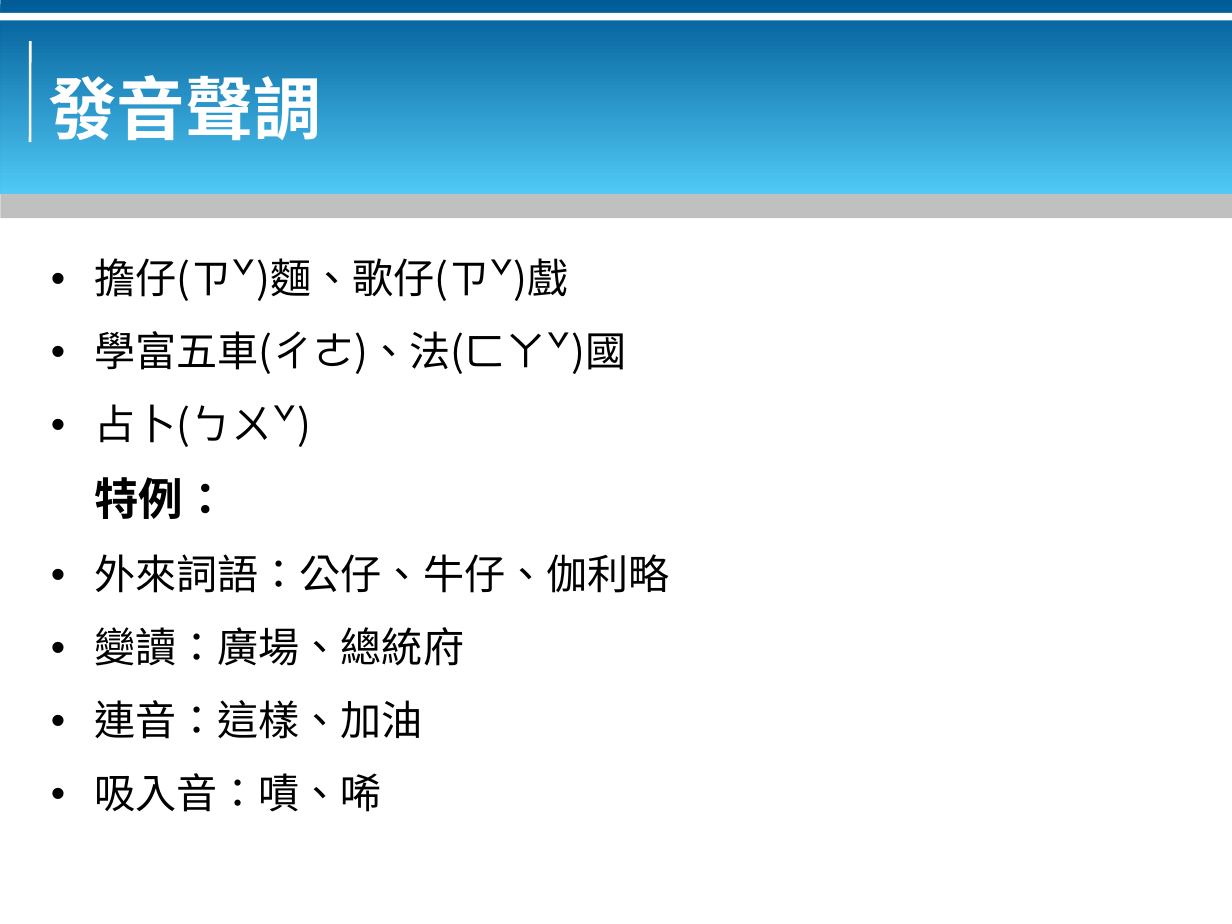
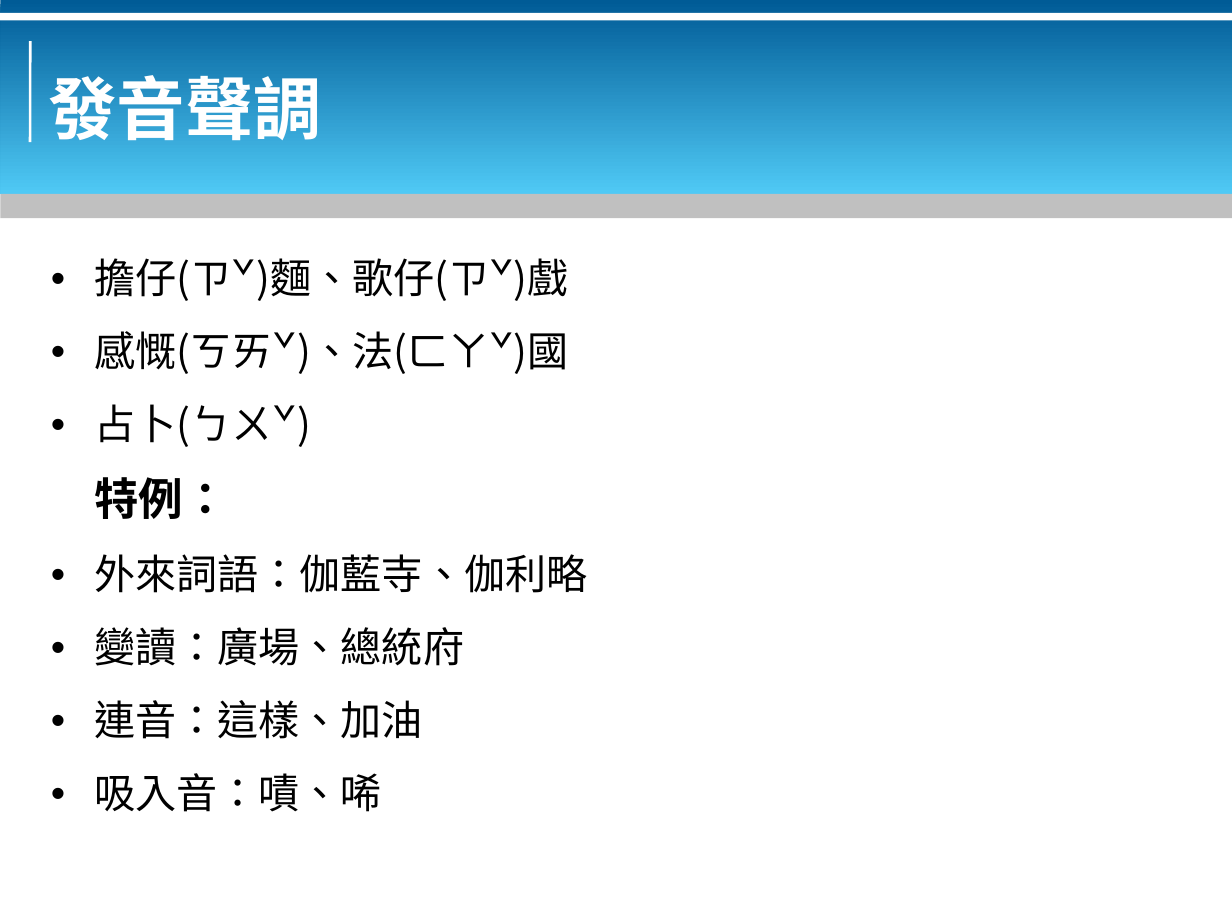
Before and after one commit to bluebat/.presentations, a slide deck: slide 5 of use-nonstandard-hanzi.odp. Drawn at 1232x924 pixels with LibreOffice and Linux fonts; fonts in the diff are those of the drawing; background and template pictures are left out. Boxes give left, top, right and bottom in pixels: in the first picture for what was removed or moved away, otherwise in the second. Text is boxed around its words. In the diff, an @@ line names an element or a change of style, - is before the commit and + after.

```diff
--- a/use-nonstandard-hanzi.odp
+++ b/use-nonstandard-hanzi.odp
@@ text at box(94, 331, 568, 374): text changed @@
-• 學富五車(ㄔㄜ)、法(ㄈㄚˇ)國
+• 感慨(ㄎㄞˇ)、法(ㄈㄚˇ)國
@@ text at box(94, 554, 587, 593): text changed @@
-• 外來詞語：公仔、牛仔、伽利略
+• 外來詞語：伽藍寺、伽利略
```
Also in this commit, not shown: 1 other slide changed, 4 other files.
